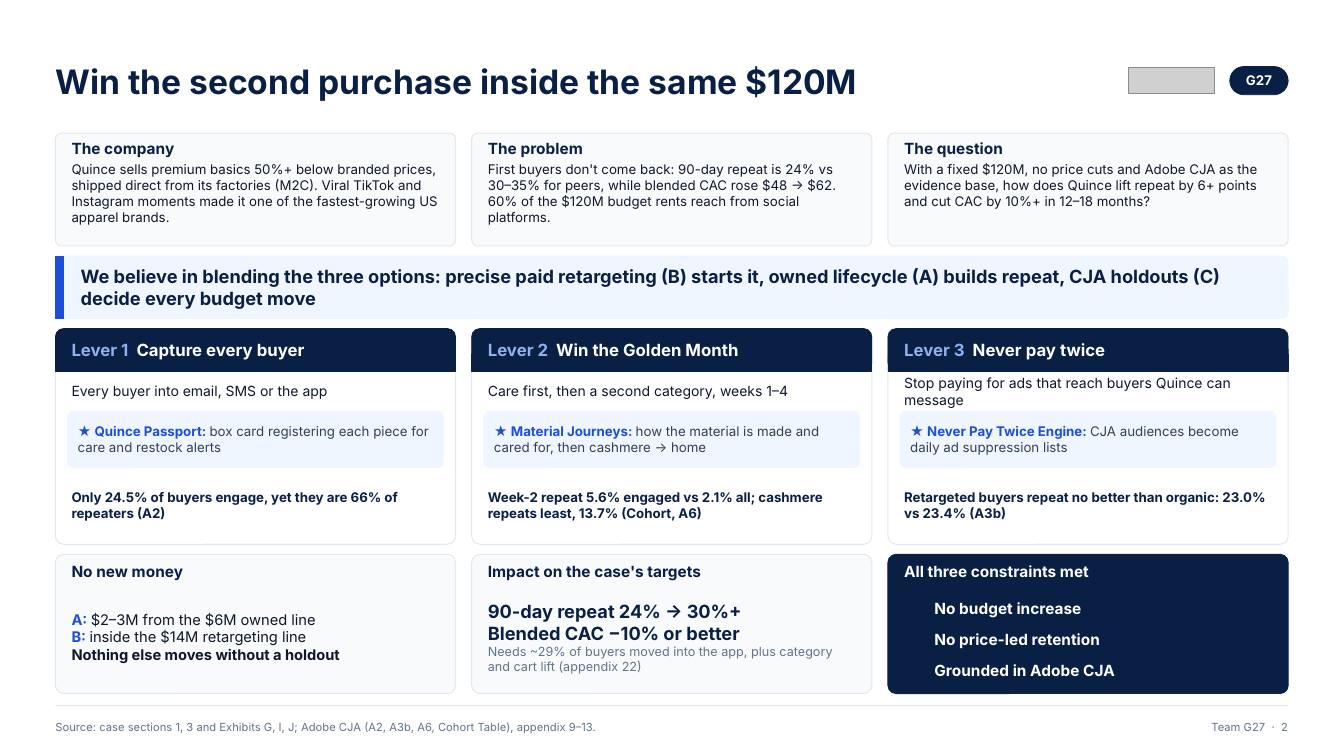
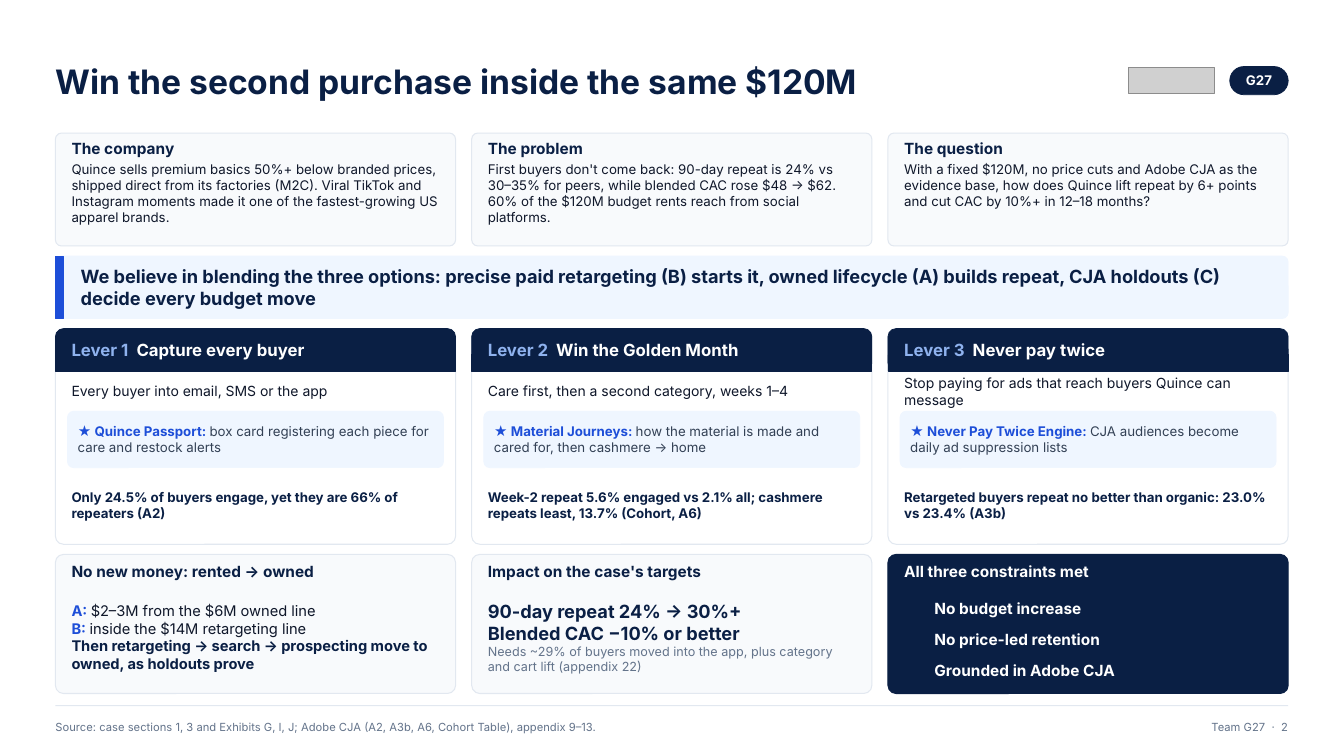
Before and after one commit to ANNYM25/Quince, a slide deck: slide 2 of deck/Team G27.pptx. Drawn at 1344x756 pixels with LibreOffice and Linux fonts; fonts in the diff are those of the drawing; grey boxes stand for pictures; background and template pictures are left out. Boxes give left, top, right and bottom in pixels: in the first picture for what was removed or moved away, otherwise in the second. Text is boxed around its words. In the diff, an @@ line names an element or a change of style, - is before the commit and + after.

```diff
--- a/deck/Team G27.pptx
+++ b/deck/Team G27.pptx
@@ text at [72, 565, 314, 580]: text changed @@
-No new money
+No new money: rented → owned
@@ text at [72, 639, 427, 672]: text changed; text colour #0F172A to #0A1F44 @@
-Nothing else moves without a holdout
+Then retargeting → search → prospecting move to owned, as holdouts prove
```
Also in this commit, not shown: 3 other slides changed, 2 other files.
